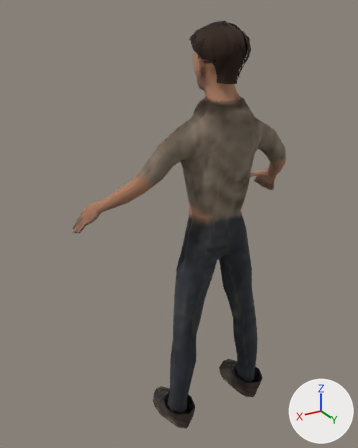
The glTF model examples/character-generator/res/models/characters/commuter.glb as it was, and as the next commit left it.
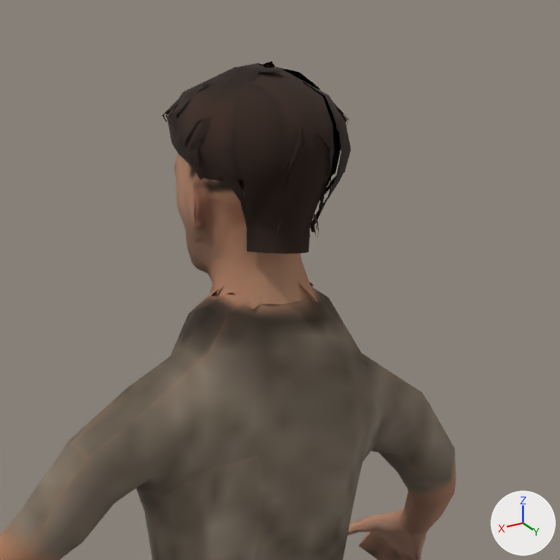
Each version appears first whole from a camera (50 mm lens) standing at (1.158, 1.733, 1.838) and looking at (0.084, -0.058, 0.942), and next in a close-up on the part from 38% to 89% of the width and 0% to 41% of the height. Every picture has the same lights, and +X, +Y and +Z are marked at lower right. The first two pictures are the older version. Vertices at exactly the same position are counted once.

Before the edit, the objects in view are built like this:
```python
me_mesh_0 = bpy.data.meshes.new('Mesh_0')
me_mesh_0.from_pydata(...)  # 1538 vertices, 2747 faces; spans x -0.55..0.55, y -0.23..0.25, z 0.0..1.8
# faces by material slot: [1704, 1043]
me_mesh_0.materials.append(mat_skin)  # picture img_skin
me_mesh_0.materials.append(mat_hair_accessories)
ob_mesh = bpy.data.objects.new('Mesh', me_mesh_0)
ob_mesh.location = (0.0, 0.0, 0.0)
```
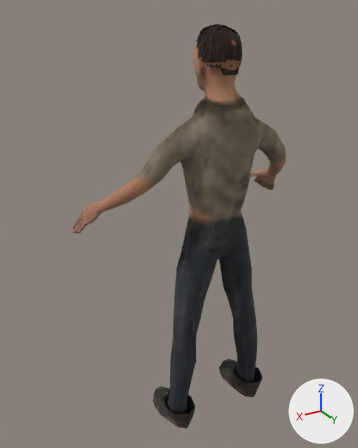
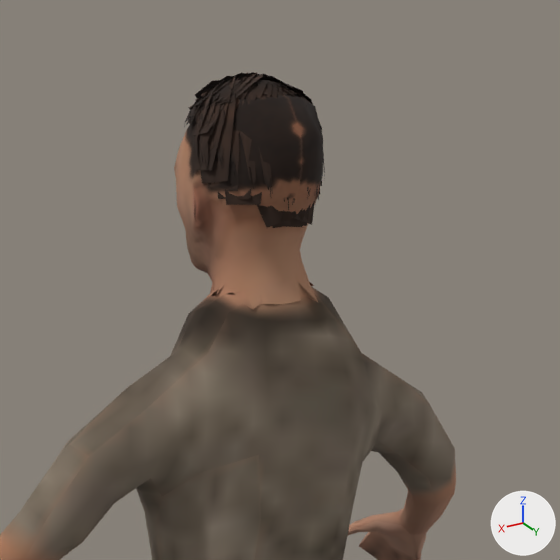
Pixel boxes (x1, y1, x2, y2) of what changed, in the close-ups (560 x 560 px; the box of a moved part takes in the faces that stretch with it):
'Mesh', reshaped
    before: (0, 61, 456, 560)
    after: (0, 72, 456, 560)
part 1 of me_mesh_0, deleted
    before: (271, 213, 284, 237)
part 2 of me_mesh_0, moved or reshaped
    before: (162, 63, 351, 254)
    after: (184, 72, 325, 228)

The edits, one by one:
me_mesh_0 is used by ob_mesh; location (0.0, 0.0, 0.0).
me_mesh_0 had 1538 vertices, 2747 faces and spanned x -0.55..0.55, y -0.23..0.25, z 0.0..1.8.
me_mesh_0 now has 1624 vertices, 2349 faces and spans x -0.55..0.55, y -0.23..0.24, z 0.0..1.79.
me_mesh_0 part 1: the loose piece of 12 vertices spanning x 0.03, y 0.18..0.2, z 1.6..1.64 is deleted.
me_mesh_0 part 2: 45 vertices moved from x -0.08..0.1, y -0.01..0.22, z 1.59..1.79 to x -0.08..0.08, y 0.01..0.17, z 1.65..1.79; 437 vertices removed from x -0.1..0.1, y -0.04..0.25, z 1.59..1.8; 571 vertices added at x -0.08..0.08, y 0.0..0.2, z 1.61..1.79.
Other edits to the shape of me_mesh_0 do not show in these pictures.
